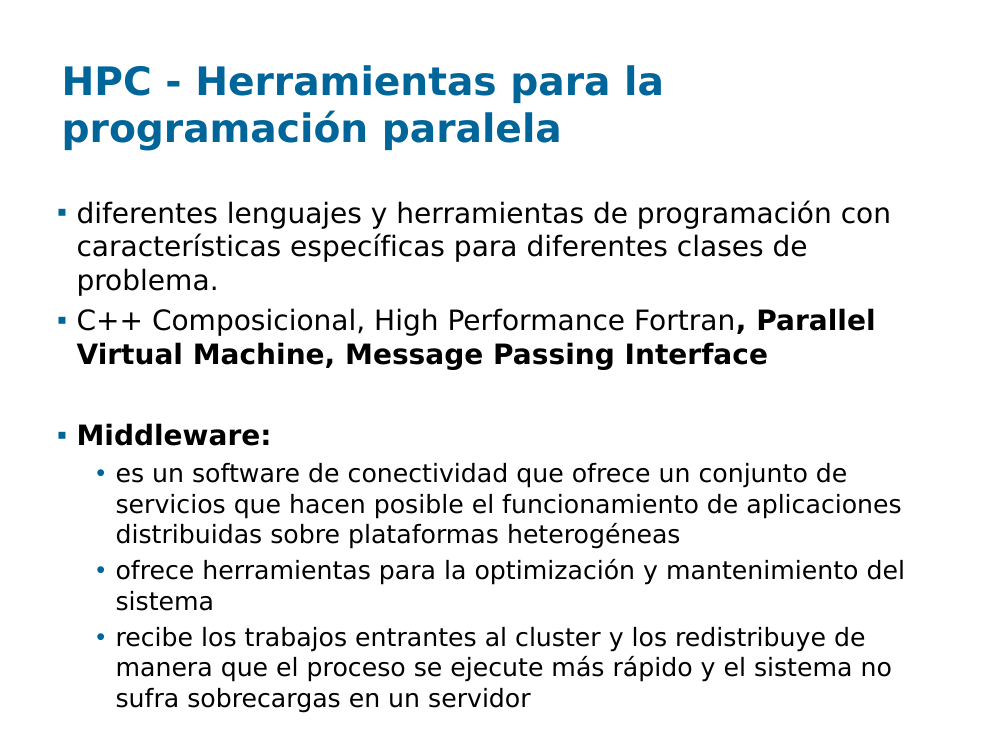
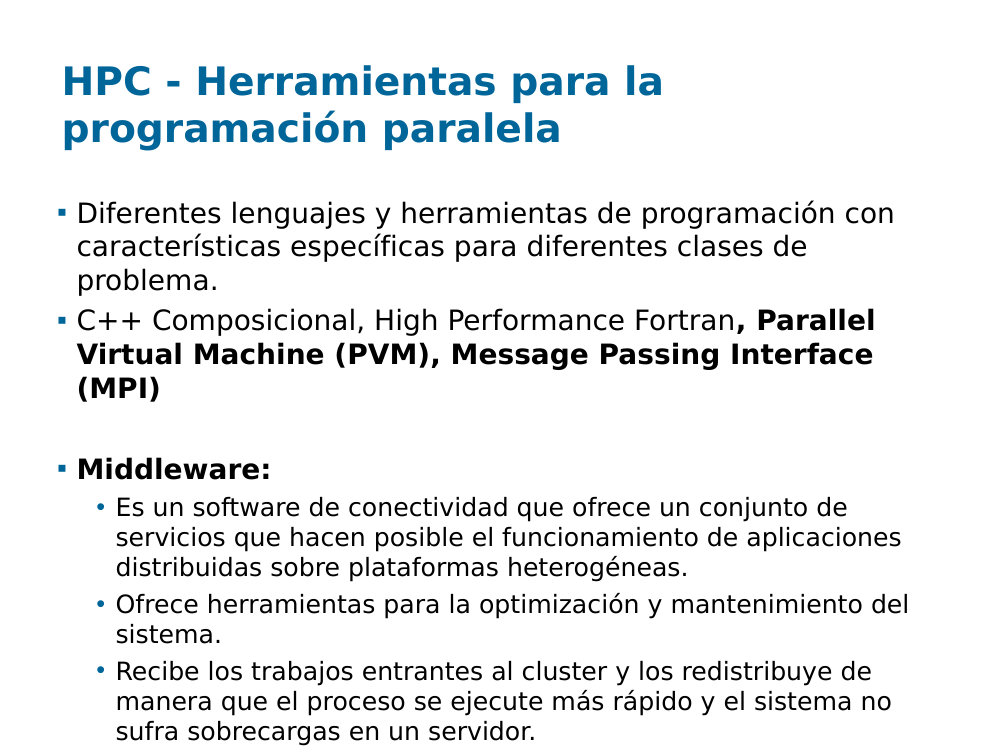
Before and after one commit to santiago-iturriaga/pgruso2007, a slide deck: slide 12 of Documentacion/Presentación Fenton - Paulo.ppt (slide 11 before the commit). Drawn at 1008x756 pixels with LibreOffice and Linux fonts; fonts in the diff are those of the drawing; background and template pictures are left out. Boxes give left, top, right and bottom in pixels: in the first picture for what was removed or moved away, otherwise in the second. Text is boxed around its words. In the diff, an @@ line names an element or a change of style, - is before the commit and + after.

```diff
--- a/Documentacion/Presentación Fenton - Paulo.ppt
+++ b/Documentacion/Presentación Fenton - Paulo.ppt
@@ text at [77, 200, 895, 402]: text changed @@
-▪ diferentes lenguajes y herramientas de programación con características específicas para diferentes clases de problema.
-▪ C++ Composicional, High Performance Fortran, Parallel Virtual Machine, Message Passing Interface
+▪ Diferentes lenguajes y herramientas de programación con características específicas para diferentes clases de problema.
+▪ C++ Composicional, High Performance Fortran, Parallel Virtual Machine (PVM), Message Passing Interface (MPI)
@@ text at [116, 497, 909, 746]: text changed @@
-  • es un software de conectividad que ofrece un conjunto de servicios que hacen posible el funcionamiento de aplicaciones distribuidas sobre plataformas heterogéneas
-  • ofrece herramientas para la optimización y mantenimiento del sistema
-  • recibe los trabajos entrantes al cluster y los redistribuye de manera que el proceso se ejecute más rápido y el sistema no sufra sobrecargas en un servidor
+  • Es un software de conectividad que ofrece un conjunto de servicios que hacen posible el funcionamiento de aplicaciones distribuidas sobre plataformas heterogéneas.
+  • Ofrece herramientas para la optimización y mantenimiento del sistema.
+  • Recibe los trabajos entrantes al cluster y los redistribuye de manera que el proceso se ejecute más rápido y el sistema no sufra sobrecargas en un servidor.
```
Also in this commit, not shown: 6 other slides changed, 1 slide added, 1 other file.
